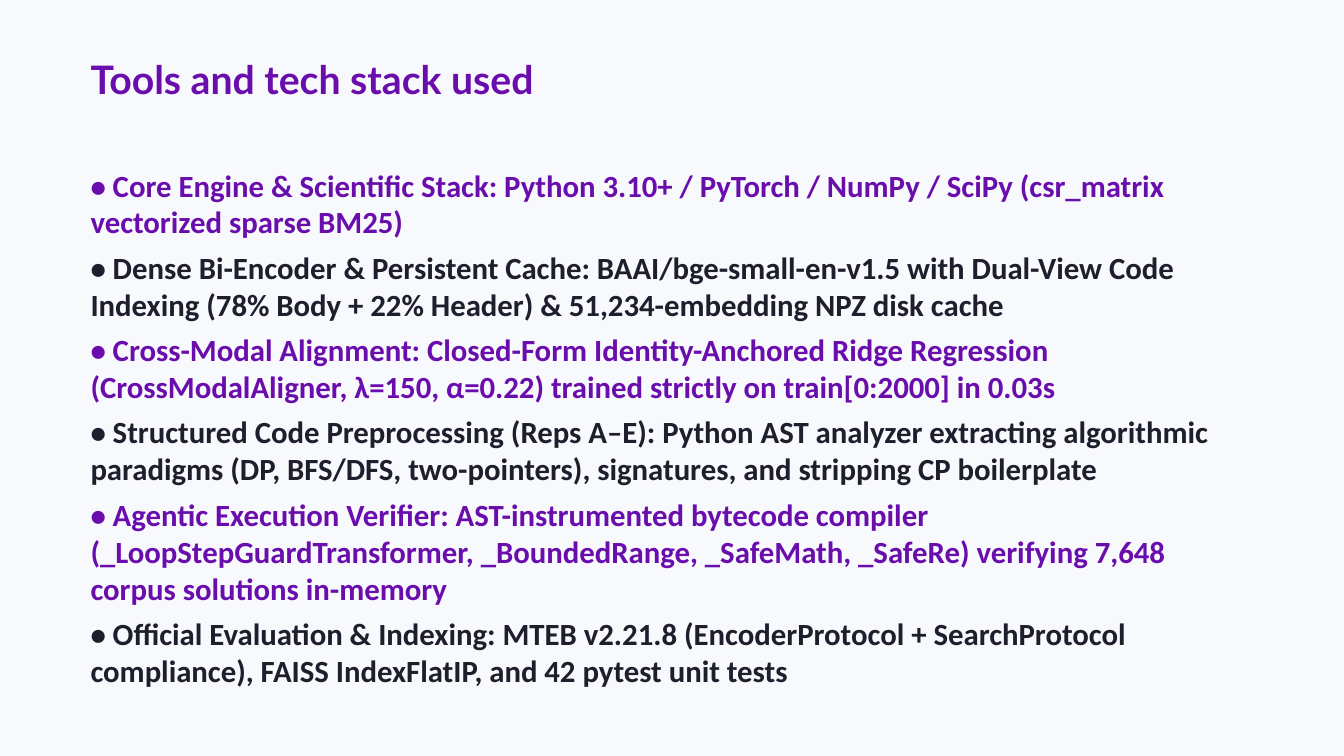
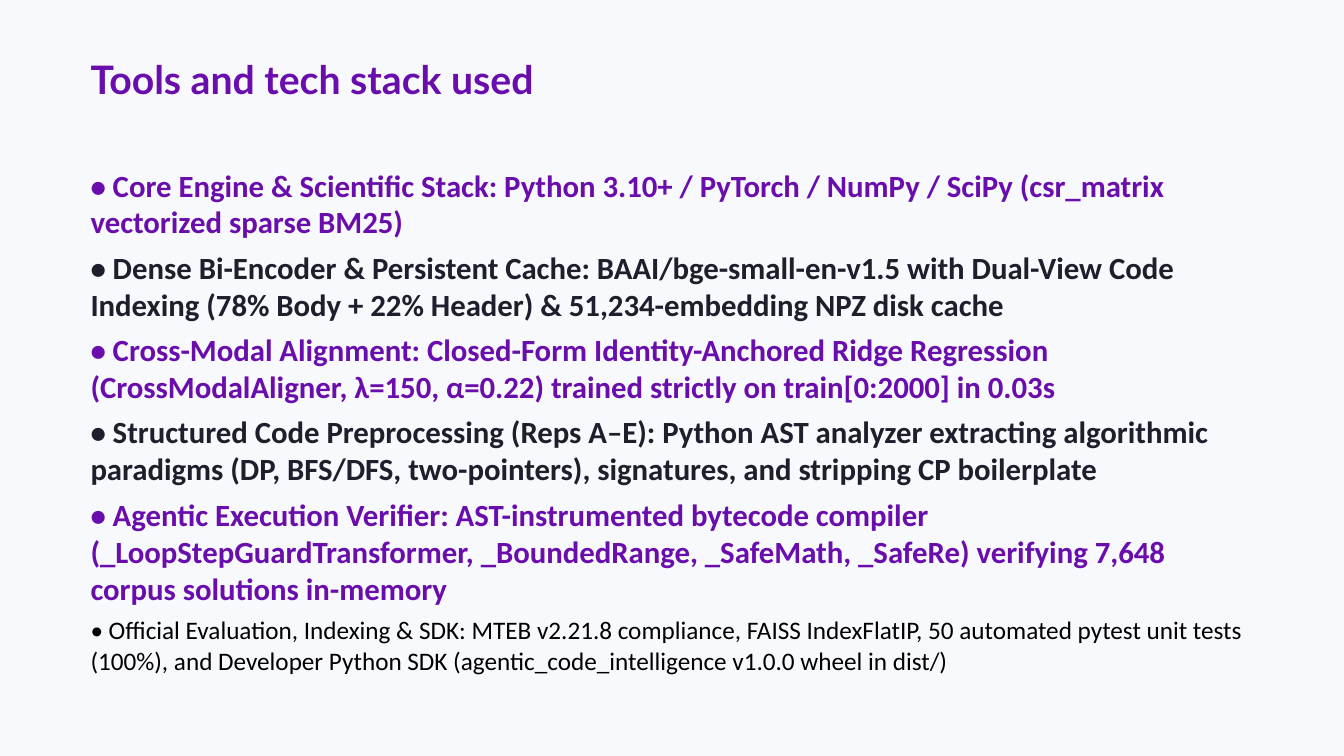
Before and after one commit to Adharsh-Arvinth/agentic-code-intelligence, a slide deck: slide 12 of Samsung_PRISM_Generative_AI_Hackathon_Presentation_Updated.pptx. Drawn at 1344x756 pixels with LibreOffice and Linux fonts; fonts in the diff are those of the drawing. Boxes give left, top, right and bottom in pixels: in the first picture for what was removed or moved away, otherwise in the second. Text is boxed around its words. In the diff, an @@ line names an element or a change of style, - is before the commit and + after.

Commit message:
Update presentation PPTX with Python SDK details and 50/50 test counts

```diff
--- a/Samsung_PRISM_Generative_AI_Hackathon_Presentation_Updated.pptx
+++ b/Samsung_PRISM_Generative_AI_Hackathon_Presentation_Updated.pptx
@@ text at box(91, 621, 1242, 675): text changed; size 22 to 18 pt; text colour #1E1E2D to #000000; bold off @@
-• Official Evaluation & Indexing: MTEB v2.21.8 (EncoderProtocol + SearchProtocol compliance), FAISS IndexFlatIP, and 42 pytest unit tests
+• Official Evaluation, Indexing & SDK: MTEB v2.21.8 compliance, FAISS IndexFlatIP, 50 automated pytest unit tests (100%), and Developer Python SDK (agentic_code_intelligence v1.0.0 wheel in dist/)
```
Also in this commit, not shown: 3 other slides changed, 1 other file.
